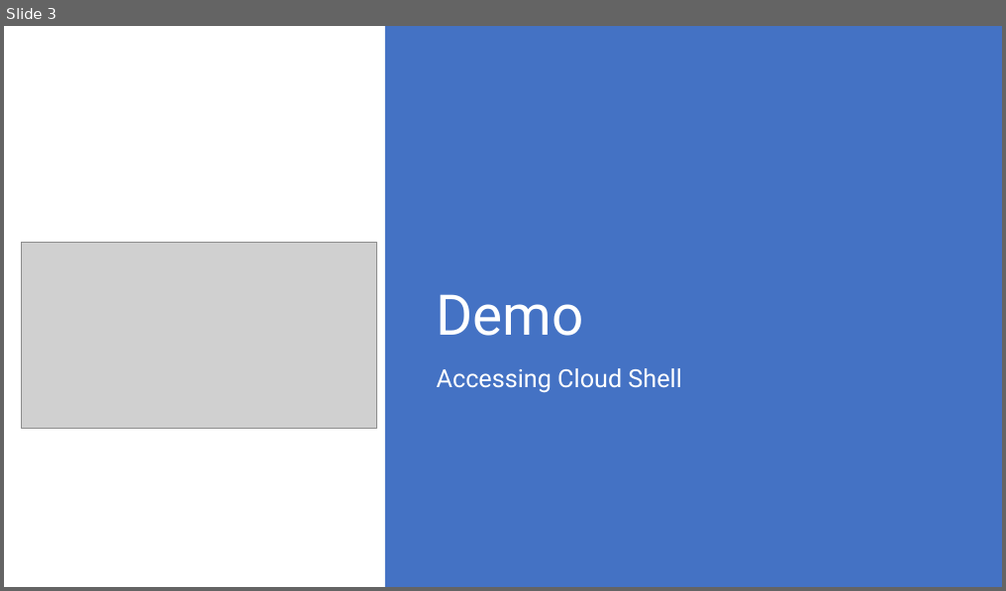
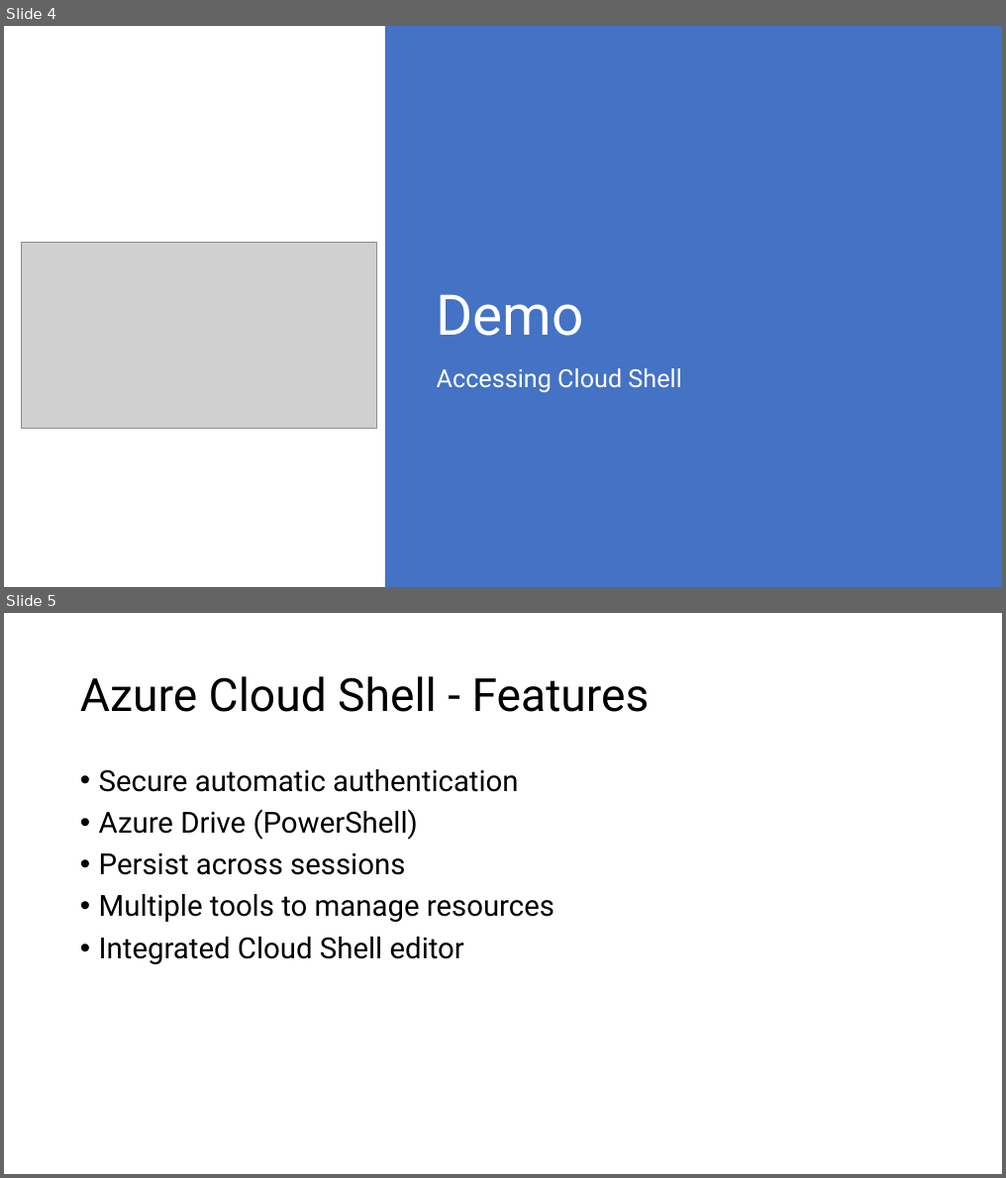
Before and after one commit to rchaganti/Presentations, a slide deck: BITPro10272018/Azure Cloud Shell.pptx. Shown one above the other, each under a label of ours: slide 3 before the commit, slides 4 and 5 after it. The pictures are 1006x591 and 1006x1178 pixels, drawn with LibreOffice and Linux fonts; fonts in the diff are those of the drawing; grey boxes stand for pictures. Boxes give left, top, right and bottom in pixels: in the first picture for what was removed or moved away, otherwise in the second. Text is boxed around its words. In the diff, an @@ line names an element or a change of style, - is before the commit and + after.

```diff
--- a/BITPro10272018/Azure Cloud Shell.pptx
+++ b/BITPro10272018/Azure Cloud Shell.pptx
@@ slide 5 added at <box>4,613,1002,1174</box>, background #FFFFFF @@
@@ title added at <box>80,676,649,712</box>, 44 pt, text #000000 @@
+Azure Cloud Shell - Features
@@ text added at <box>99,769,554,964</box>, 28 pt, text #000000 @@
+• Secure automatic authentication
+• Azure Drive (PowerShell)
+• Persist across sessions
+• Multiple tools to manage resources
+• Integrated Cloud Shell editor
@@ what was slide 3 is now slide 4 @@
```
Also in this commit, not shown: 2 slides changed, 3 other slides added, 4 other files.
